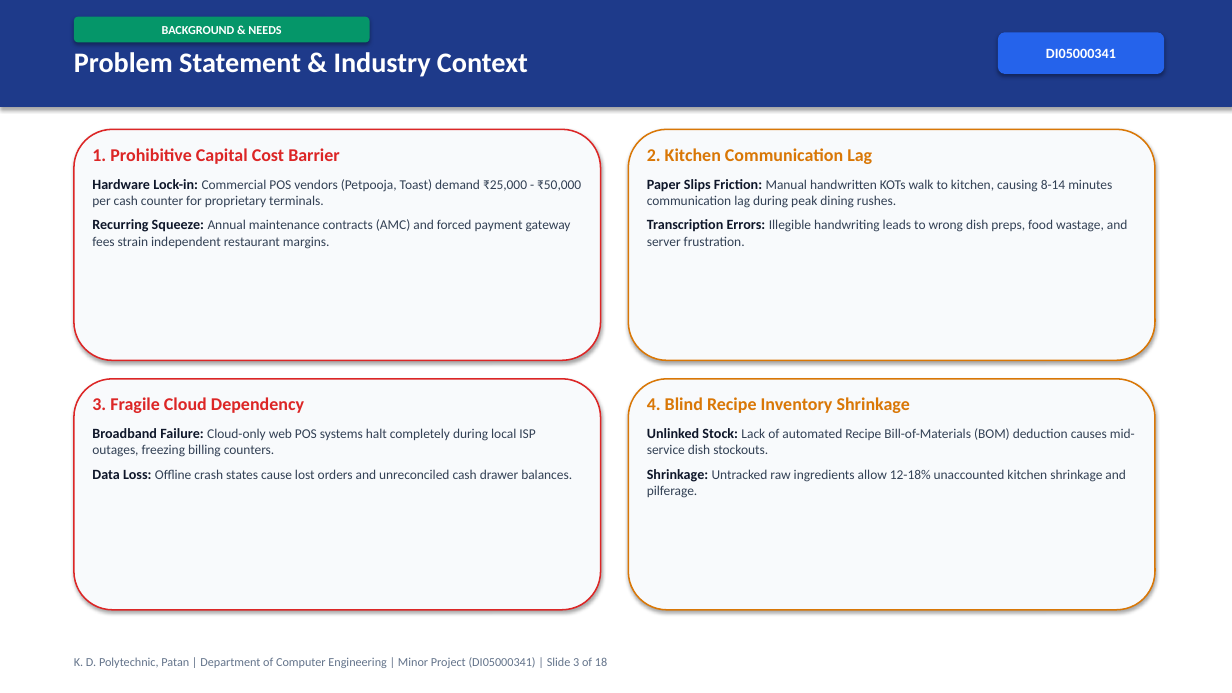
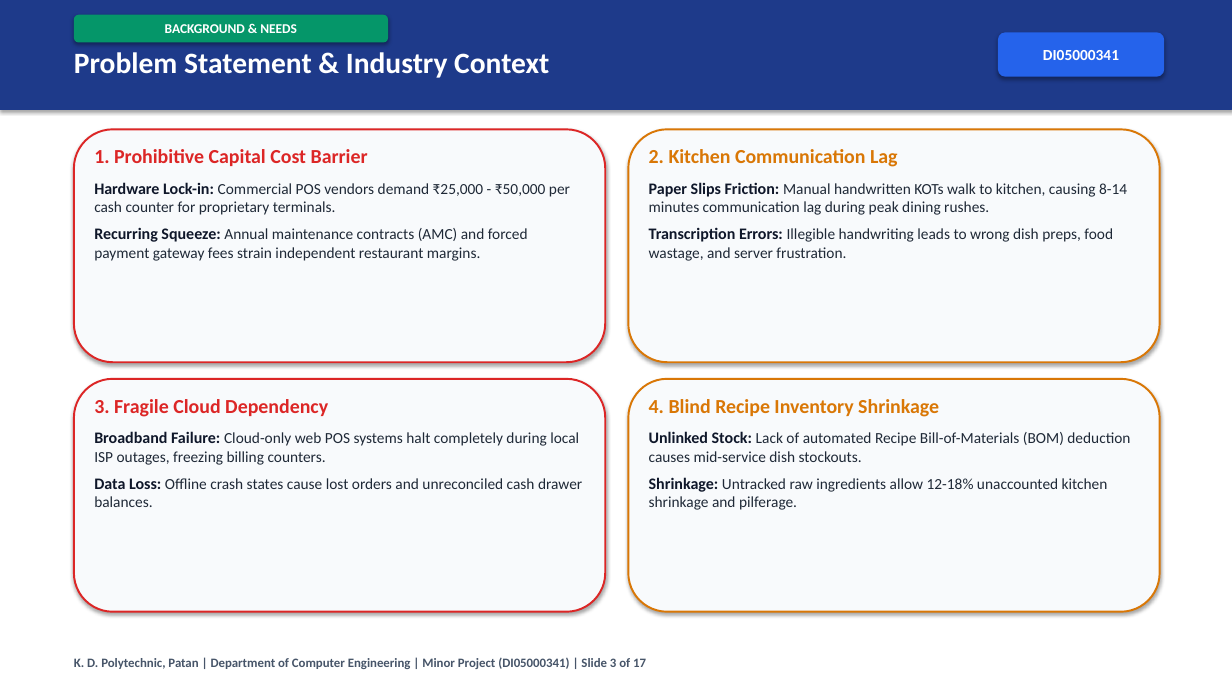
Before and after one commit to Shubh-Patel-07/DineFlow-AI, a slide deck: slide 3 of docs/DineFlow_AI_GTU_Minor_Project_Presentation.pptx. Drawn at 1232x693 pixels with LibreOffice and Linux fonts; fonts in the diff are those of the drawing. Boxes give left, top, right and bottom in pixels: in the first picture for what was removed or moved away, otherwise in the second. Text is boxed around its words. In the diff, an @@ line names an element or a change of style, - is before the commit and + after.

```diff
--- a/docs/DineFlow_AI_GTU_Minor_Project_Presentation.pptx
+++ b/docs/DineFlow_AI_GTU_Minor_Project_Presentation.pptx
@@ rectangle added at bbox=[0, 0, 1232, 693], fill #FFFFFF @@
@@ rounded rectangle "BACKGROUND & NEEDS": place and size @@
-rounded rectangle "BACKGROUND & NEEDS" at bbox=[74, 17, 370, 43]
+rounded rectangle "BACKGROUND & NEEDS" at bbox=[74, 15, 388, 43]
@@ rounded rectangle "BACKGROUND & NEEDS" at bbox=[74, 15, 388, 43]: size 9.5 to 10.5 pt @@
@@ text "Problem Statement & Industry Context" at bbox=[74, 52, 549, 78]: size 22 to 23 pt @@
@@ rounded rectangle "DI05000341" at bbox=[998, 32, 1165, 77]: size 11 to 12 pt @@
@@ rounded rectangle: place and size @@
-rounded rectangle at bbox=[74, 129, 601, 360]
+rounded rectangle at bbox=[74, 129, 605, 362]
@@ rounded rectangle at bbox=[74, 129, 605, 362]: outline #DC2626 1.2 pt to #DC2626 1.5 pt @@
@@ text at bbox=[94, 149, 528, 261]: size 14 to 15.5 pt in "1. Prohibitive Capital Cost Barrier"; size 11 to 12.5 pt in "Recurring Squeeze:"; size 10.5 to 12 pt, text colour #334155 to #1F2937 in "Annual maintenance contracts (AMC) and forced payment ..." @@
@@ rounded rectangle: place and size @@
-rounded rectangle at bbox=[628, 129, 1155, 360]
+rounded rectangle at bbox=[628, 129, 1160, 362]
@@ rounded rectangle at bbox=[628, 129, 1160, 362]: outline #D97706 1.2 pt to #D97706 1.5 pt @@
@@ text "2. Kitchen Communication Lag" at bbox=[649, 149, 1127, 261]: size 14 to 15.5 pt in "2. Kitchen Communication Lag"; size 11 to 12.5 pt in "Paper Slips Friction:", "Transcription Errors:"; size 10.5 to 12 pt, text colour #334155 to #1F2937 in "Manual handwritten KOTs walk to kitchen, causing ...", "Illegible handwriting leads to wrong dish preps, ..." @@
@@ text at bbox=[94, 182, 570, 215]: text changed; size 10.5 to 12 pt; text colour #334155 to #1F2937 @@
-Hardware Lock-in: Commercial POS vendors (Petpooja, Toast) demand ₹25,000 - ₹50,000 per cash counter for proprietary terminals.
+Hardware Lock-in: Commercial POS vendors demand ₹25,000 - ₹50,000 per cash counter for proprietary terminals.
@@ rounded rectangle at bbox=[74, 379, 605, 612]: outline #DC2626 1.2 pt to #DC2626 1.5 pt @@
@@ rounded rectangle: place and size @@
-rounded rectangle at bbox=[74, 379, 601, 610]
+rounded rectangle at bbox=[74, 379, 605, 612]
@@ rounded rectangle at bbox=[628, 379, 1160, 612]: outline #D97706 1.2 pt to #D97706 1.5 pt @@
@@ rounded rectangle: place and size @@
-rounded rectangle at bbox=[628, 379, 1155, 610]
+rounded rectangle at bbox=[628, 379, 1160, 612]
@@ text "3. Fragile Cloud Dependency" at bbox=[94, 399, 582, 507]: size 14 to 15.5 pt in "3. Fragile Cloud Dependency"; size 11 to 12.5 pt in "Broadband Failure:", "Data Loss:"; size 10.5 to 12 pt, text colour #334155 to #1F2937 in "Cloud-only web POS systems halt completely during ...", "Offline crash states cause lost orders and ..." @@
@@ text "4. Blind Recipe Inventory Shrinkage" at bbox=[649, 399, 1130, 510]: size 14 to 15.5 pt in "4. Blind Recipe Inventory Shrinkage"; size 11 to 12.5 pt in "Unlinked Stock:", "Shrinkage:"; size 10.5 to 12 pt, text colour #334155 to #1F2937 in "Lack of automated Recipe Bill-of-Materials (BOM) deduction ...", "Untracked raw ingredients allow 12-18% unaccounted kitchen ..." @@
@@ text at bbox=[74, 658, 646, 669]: text changed; size 9.5 to 10 pt; text colour #64748B to #475569; bold on @@
-K. D. Polytechnic, Patan | Department of Computer Engineering | Minor Project (DI05000341) | Slide 3 of 18
+K. D. Polytechnic, Patan | Department of Computer Engineering | Minor Project (DI05000341) | Slide 3 of 17
```
Also in this commit, not shown: 16 other slides changed, 1 slide removed, 1 other file.
